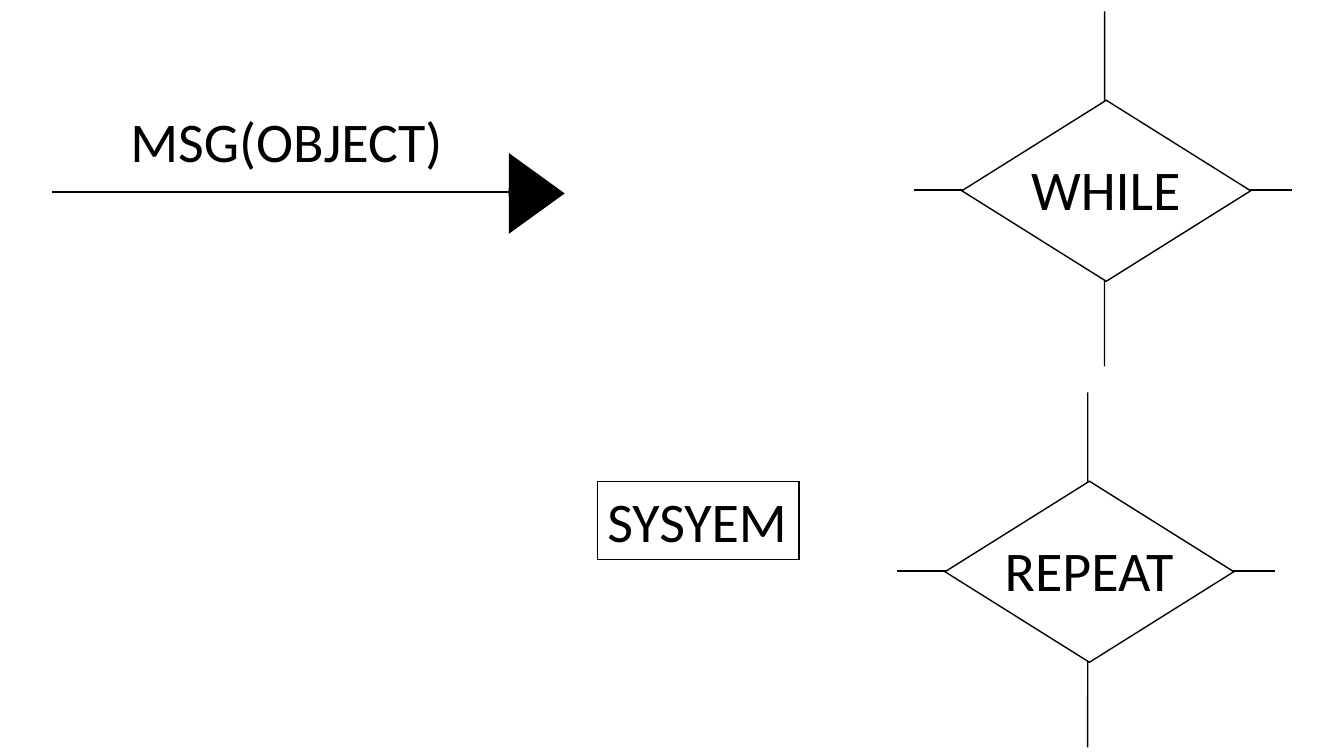
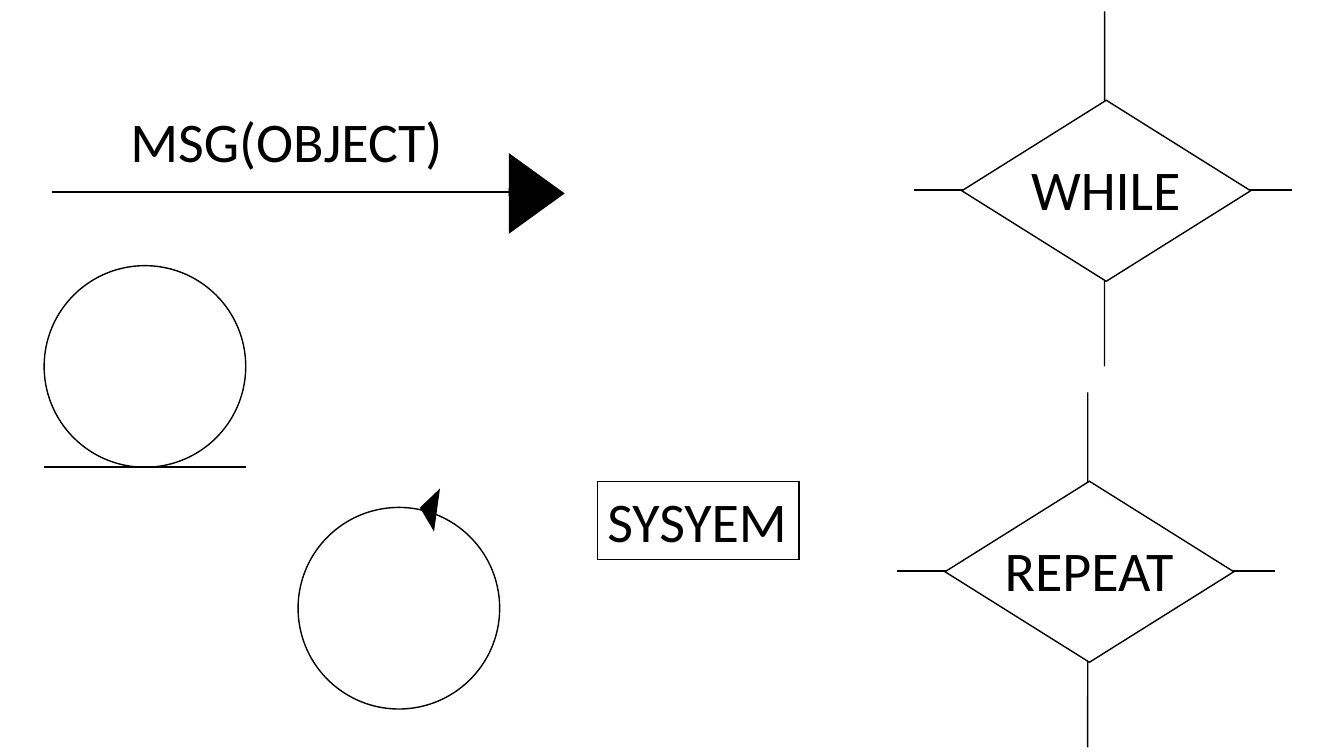
Before and after one commit to moeidriss/umlgui, a slide deck: slide 12 of doc/Presentation.pptx. Drawn at 1344x756 pixels with LibreOffice and Linux fonts; fonts in the diff are those of the drawing. Boxes give left, top, right and bottom in pixels: in the first picture for what was removed or moved away, otherwise in the second. Text is boxed around its words. In the diff, an @@ line names an element or a change of style, - is before the commit and + after.

```diff
--- a/doc/Presentation.pptx
+++ b/doc/Presentation.pptx
@@ ellipse added at bbox=[44, 266, 246, 468], fill #FFFFFF, outline #000000 1 pt @@
@@ line added from (44, 468) to (246, 468), #000000 1.5 pt @@
@@ ellipse added at bbox=[298, 507, 500, 709], fill #FFFFFF, outline #000000 1 pt @@
@@ triangle added at bbox=[418, 489, 440, 530], fill #000000, outline #000000 1 pt @@
```
Also in this commit, not shown: 44 other files.
